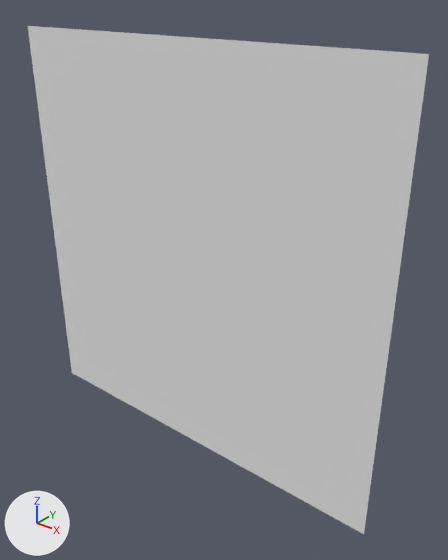
A saved change to the Blender file Assignment 5/core/assets/shack.blend.
Camera for both pictures: a camera (50 mm lens) standing at (1610.0, -1771.0, 1104.0) and looking at (-48.0, 302.0, -181.0). Every picture has the same lights, and +X, +Y and +Z are marked at lower left.

Before the edit, the objects in view are built like this:
```python
me_grid = bpy.data.meshes.new('Grid')
me_grid.from_pydata(...)  # 10000 vertices, 9801 faces; spans x -1.0..1.0, y -1.0..1.0, z 0.0
me_grid.materials.append(mat_grassmat)  # its picture is missing
ob_grid = bpy.data.objects.new('Grid', me_grid)
ob_grid.location = (0.0, 0.0, 0.0)
ob_grid.rotation_euler = (-1.571, 0.0, 0.0000136)  # degrees (-90, 0, 0)
ob_grid.scale = (917.0, 917.0, 8.34)
```
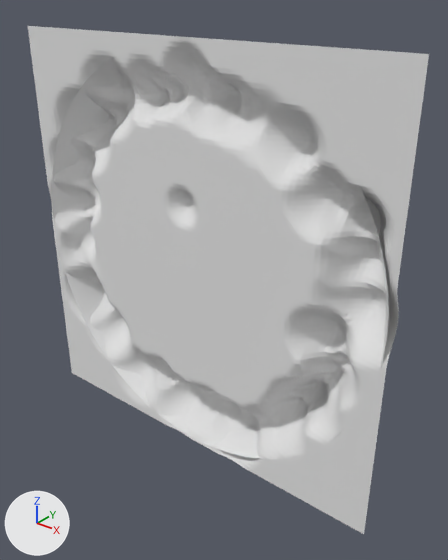
Edits to the scene script, one JSON object a line:
```json
{"block": "me_grid", "where": "# used by ob_grid; location = (0.0, 0.0, 0.0); rotation_euler = (-1.571, 0.0, 0.0000136), in degrees (-90, 0, 0); scale = (917.0, 917.0, 8.34)"}
{"op": "remove", "block": "me_grid", "code": "me_grid.from_pydata(...)  # 10000 vertices, 9801 faces; spans x -1.0..1.0, y -1.0..1.0, z 0.0"}
{"op": "add", "block": "me_grid", "code": "me_grid.from_pydata(...)  # 10000 vertices, 9801 faces; spans x -1.0..1.0, y -1.0..1.0, z 0.0..28.71"}
{"block": "me_grid", "change": "me_grid part 1: 4695 of 10000 vertices moved; they spanned x -1.0..1.0, y -0.98..1.0, z 0.0 and now span x -1.0..1.0, y -0.98..1.0, z 0.01..28.71; mean shift (0.0, 0.0, 8.13); largest move (0.6, 0.49, 0.0) -> (0.6, 0.49, 28.71)"}
```

Boxes (x1, y1, x2, y2) around the edits, measured in the pictures (448 x 560 px; the box of a moved part takes in the faces that stretch with it):
```json
{"part": 1, "of": "me_grid", "change": "moved or reshaped", "before": [44, 36, 400, 473], "after": [44, 36, 400, 473]}
{"object": "Sphere", "change": "unchanged, uncovered by the edit", "after": [52, 40, 389, 459]}
```
